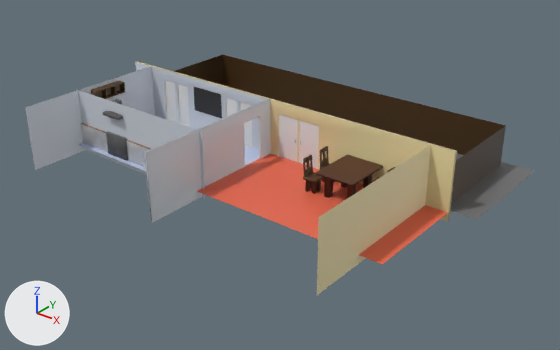
An edit to the Blender file resources/kitchen_unit_002.blend, drawn before and after from the same camera.
One viewpoint serves both versions: a 50 mm camera at (124.9, -116.6, 74.8) aimed at (25.8, 7.3, -2.0). Lighting does not change. The marker at lower left points along +X, +Y and +Z.

In view in the first picture: 'Chairs', 'Fence', 'Floor', 'FloorOutside', 'GlasDoors', 'Table', 'Wall_1', 'Wall_2', 'Wall_3', 'Wall_4', 'Wall_5', 'Windows'.
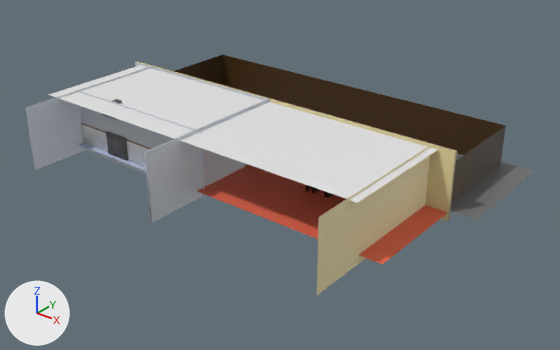
Edits to the scene script, one JSON object a line:
```json
{"op": "remove", "block": "ob_roof", "code": "ob_roof.hide_set(True)"}
```

Changed parts and their boxes [x1, y1, x2, y2] in the pictures (560 x 350 px):
```json
{"object": "Roof", "change": "shown", "after": [49, 65, 438, 203]}
{"object": "Wall_1", "change": "unchanged, covered by the edit", "before": [135, 61, 457, 221], "after": [135, 61, 457, 221]}
{"object": "GlasDoors", "change": "unchanged, covered by the edit", "before": [279, 114, 319, 169]}
{"object": "Table", "change": "unchanged, covered by the edit", "before": [316, 154, 383, 199], "after": [324, 191, 333, 198]}
{"object": "Windows", "change": "unchanged, covered by the edit", "before": [165, 80, 252, 146]}
```
